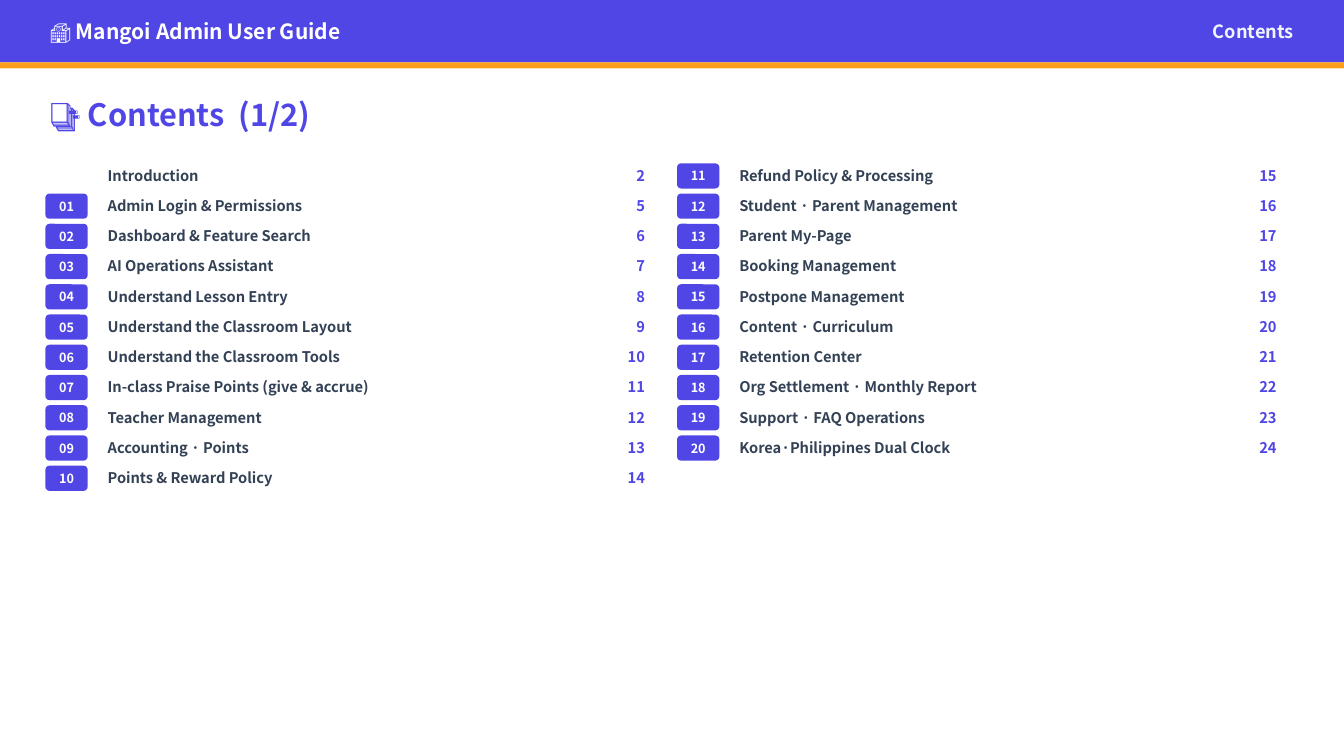
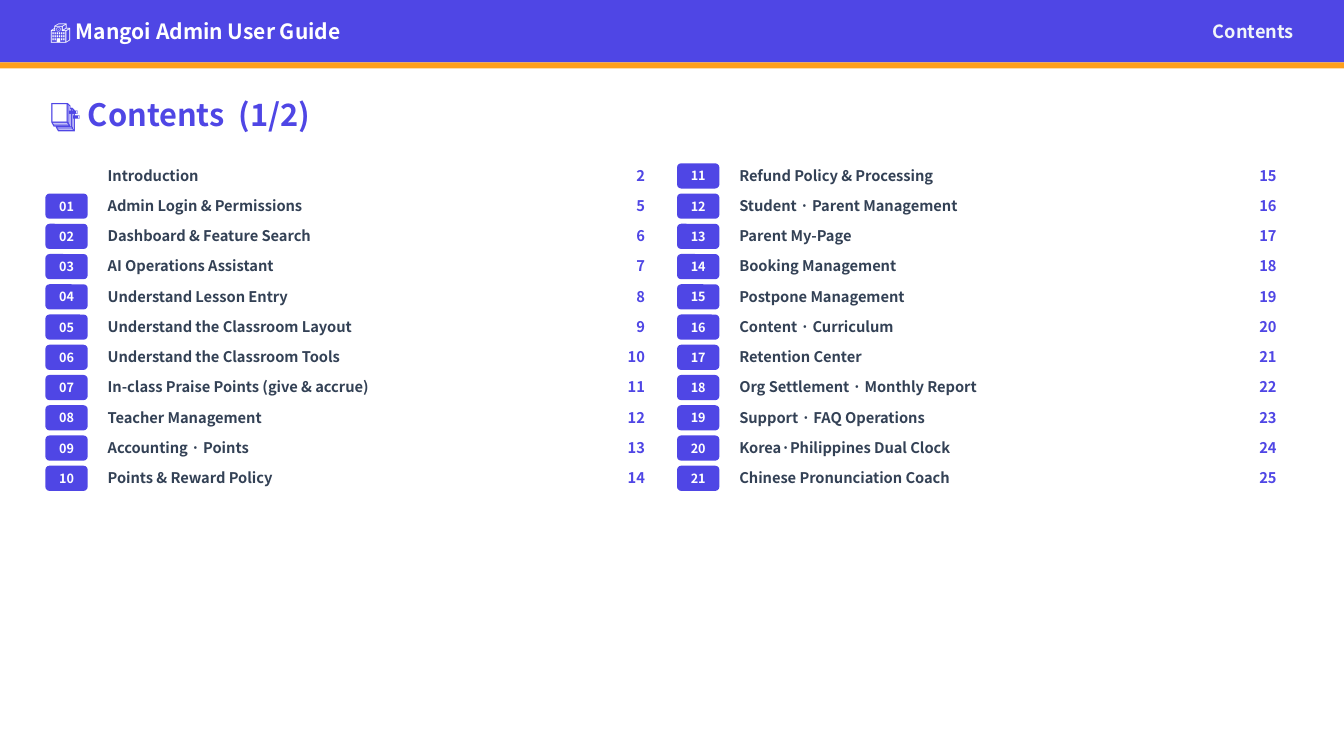
Before and after one commit to navy111p-sudo/mangoiweb, a slide deck: slide 3 of cloudflare-deploy/public/library/admin/admin-en.pptx. Drawn at 1344x756 pixels with LibreOffice and Linux fonts; fonts in the diff are those of the drawing. Boxes give left, top, right and bottom in pixels: in the first picture for what was removed or moved away, otherwise in the second. Text is boxed around its words. In the diff, an @@ line names an element or a change of style, - is before the commit and + after.

```diff
--- a/cloudflare-deploy/public/library/admin/admin-en.pptx
+++ b/cloudflare-deploy/public/library/admin/admin-en.pptx
@@ rounded rectangle added at <box>678,466,720,491</box>, fill #4F46E5 @@
@@ text added at <box>691,473,706,483</box>, 9 pt, text #FFFFFF, bold @@
+21
@@ text added at <box>739,471,950,483</box>, 10.5 pt, text #334155, bold @@
+Chinese Pronunciation Coach
@@ text added at <box>1259,472,1276,483</box>, 10.5 pt, text #4F46E5, bold @@
+25
```
Also in this commit, not shown: 6 other slides changed, 2 slides added, 33 other files.
